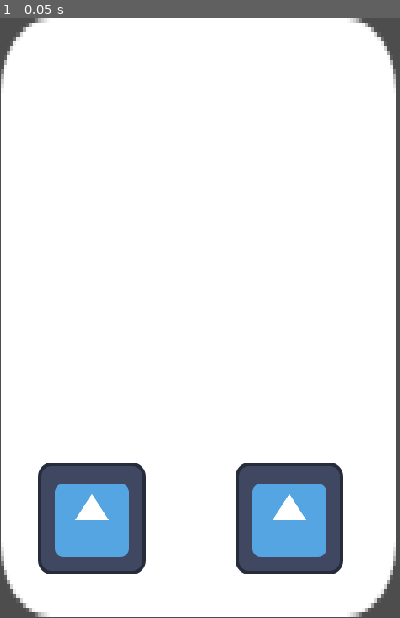
Above: before the commit, frame 1.
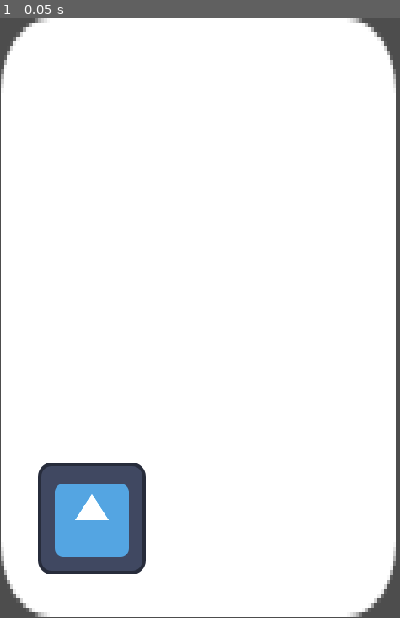
Above: after the commit, the same moment.

Repository: DEFSYDNEY/ScamAlertGameYr12SE
Game: Godot game, scene res://Scenes/Levels/test_level.tscn
The game is run twice, just before and just after one commit, with the same random seed, the same clock (stepped at 60 frames per second) and the same inputs. The engine's default icon, where the game draws it, is replaced by a stand-in: a white triangle on a blue panel in a dark square.
Inputs:
- Up to frame 1 (0.05 s): no input

The runs differ from the first frame. In frame 1, 4.7% of the frame differs, in the area x 59-86%, y 74-93%.

Commit message:
Revert "Was able to make my laptop be able to edit this aswell"
This reverts commit f79225de1195d835dc7bedf1c1b4699955b2c8f2.

Diff:
--- a/Scenes/Levels/test_level.tscn
+++ b/Scenes/Levels/test_level.tscn
@@ -32,16 +32,6 @@
 scale = Vector2(0.27264866, 0.18684815)
 texture_normal = ExtResource("1_7t06c")
 
-[node name="Email App" type="TextureButton" parent="PhoneScreen/Control" unique_id=64102933]
-modulate = Color(0.062487274, 0.062487274, 0.062487274, 1)
-layout_mode = 0
-offset_left = 75.5038
-offset_top = 94.87814
-offset_right = 203.50381
-offset_bottom = 222.87814
-scale = Vector2(0.27264866, 0.18684815)
-texture_normal = ExtResource("1_7t06c")
-
 [node name="ScamManager" type="Node" parent="." unique_id=513791489]
 script = ExtResource("3_2ytpj")
 
@@ -51,4 +41,3 @@
 script = ExtResource("1_b07c4")
 
 [connection signal="pressed" from="PhoneScreen/Control/Messages App" to="PhoneScreen/Control" method="_on_messages_app_pressed"]
-[connection signal="pressed" from="PhoneScreen/Control/Email App" to="PhoneScreen/Control" method="_on_messages_app_pressed"]
